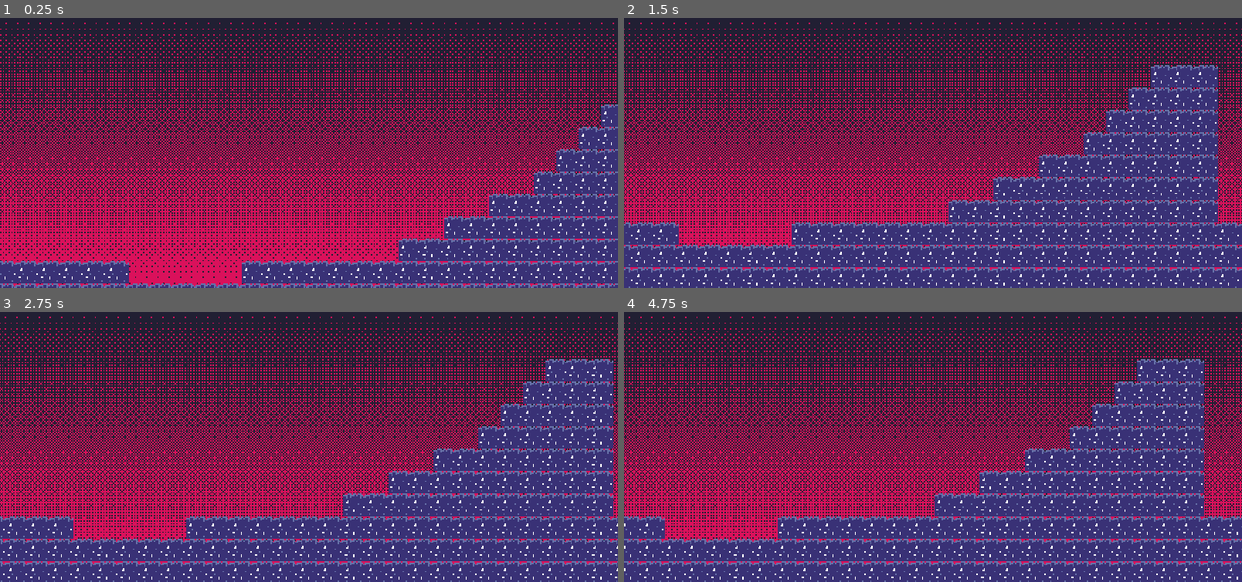
Above: before the commit, frames 1-4 (two rows, left to right).
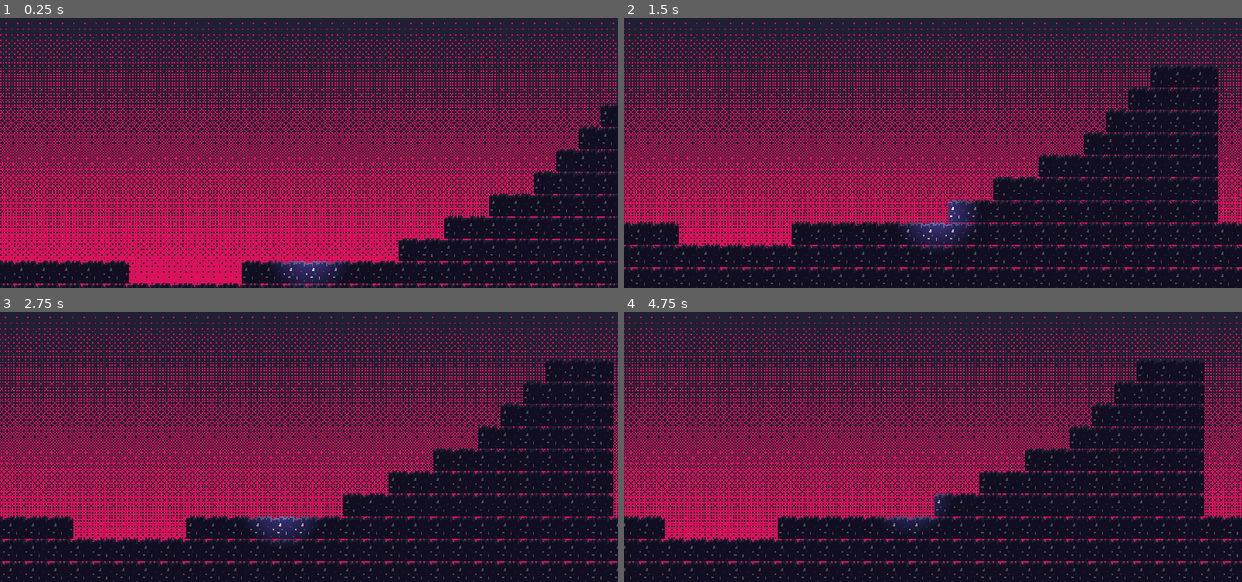
Above: after the commit, the same moments.

Repository: pizzart/terrible-temple
Game: Godot game, scene res://scenes/Game.tscn
Same seed, same stepped clock (60 frames per second), same inputs: the game is played once before the commit and once after it.
Inputs:
- Up to frame 1 (0.25 s): no input
- Up to frame 2 (1.5 s): hold Right (right) from 0.53 s (still down); tap Z (jump) at 0.77 s
- Up to frame 3 (2.75 s): tap Z (jump) at 1.52 s; release Right (right) at 2.03 s; hold Left (left) from 2.03 s (still down)
- Up to frame 4 (4.75 s): release Left (left) at 2.78 s; hold Right (right) 2.78-4.28 s; tap Z (jump) at 3.02, 3.77, 4.52 s; hold Left (left) from 4.28 s (still down)

The runs differ from the first frame. In frame 1, 17% of the frame differs, in the area x 0-100%, y 32-100%; in frame 2, 36%; in frame 3, 36%; in frame 4, 36%, in the area x 0-100%, y 17-100%.

Commit message:
set up new enemy script + light ig

Diff:
--- a/scenes/Enemy.tscn
+++ b/scenes/Enemy.tscn
@@ -1,10 +1,13 @@
-[gd_scene load_steps=2 format=2]
+[gd_scene load_steps=3 format=2]
+
+[ext_resource path="res://scripts/enemy.gd" type="Script" id=1]
 
 [sub_resource type="CapsuleShape2D" id=1]
 radius = 8.0
 height = 8.0
 
 [node name="Enemy" type="KinematicBody2D"]
+script = ExtResource( 1 )
 
 [node name="Collision" type="CollisionShape2D" parent="."]
 shape = SubResource( 1 )
--- a/scenes/Game.tscn
+++ b/scenes/Game.tscn
@@ -61,3 +61,6 @@
 
 [node name="Sprite" type="Sprite" parent="ParallaxBackground/ParallaxLayer"]
 texture = ExtResource( 4 )
+
+[node name="CanvasModulate" type="CanvasModulate" parent="."]
+color = Color( 0.294118, 0.294118, 0.294118, 1 )
--- a/scenes/Player.tscn
+++ b/scenes/Player.tscn
@@ -1,6 +1,7 @@
-[gd_scene load_steps=3 format=2]
+[gd_scene load_steps=4 format=2]
 
 [ext_resource path="res://scripts/player.gd" type="Script" id=1]
+[ext_resource path="res://graphics/light.png" type="Texture" id=2]
 
 [sub_resource type="RectangleShape2D" id=1]
 extents = Vector2( 8, 8 )
@@ -10,3 +11,6 @@
 
 [node name="Collision" type="CollisionShape2D" parent="."]
 shape = SubResource( 1 )
+
+[node name="Light2D" type="Light2D" parent="."]
+texture = ExtResource( 2 )
--- /dev/null
+++ b/scripts/enemy.gd
@@ -0,0 +1,3 @@
+extends KinematicBody2D
+
+onready var player = get_node("../Player")
Binary file added: graphics/light.png
Not shown, added: graphics/light.png.import
